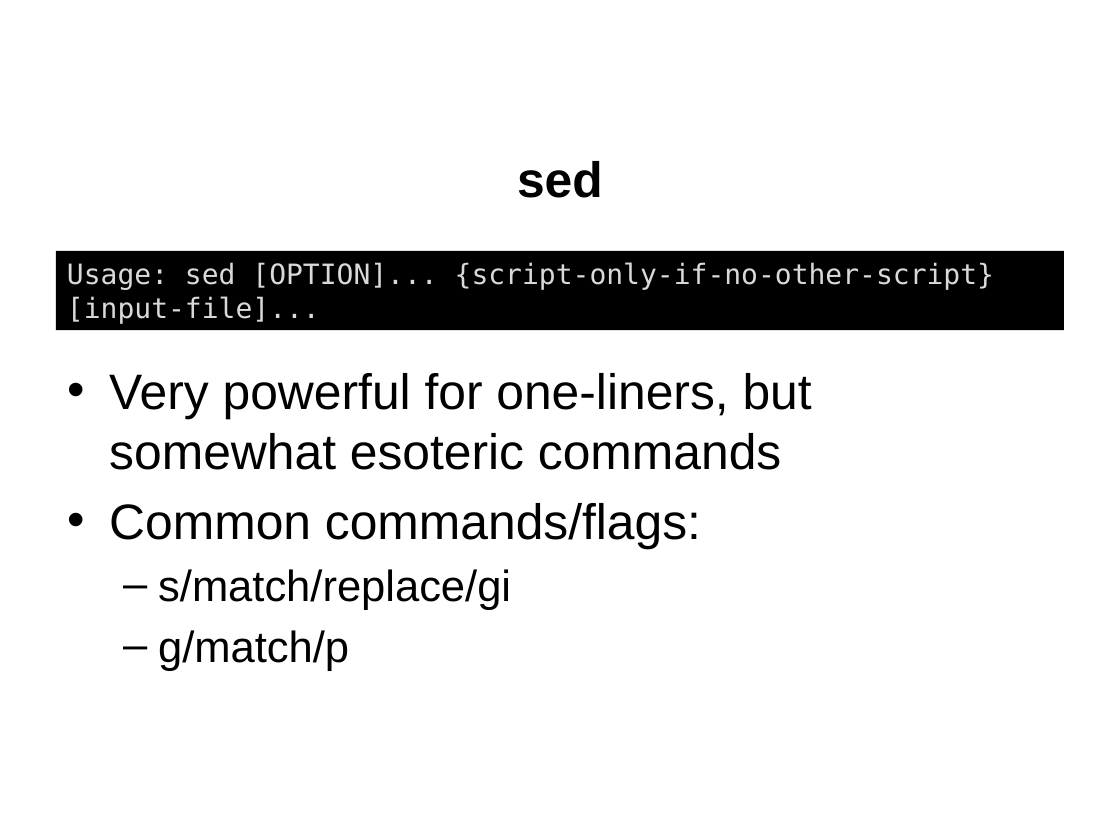
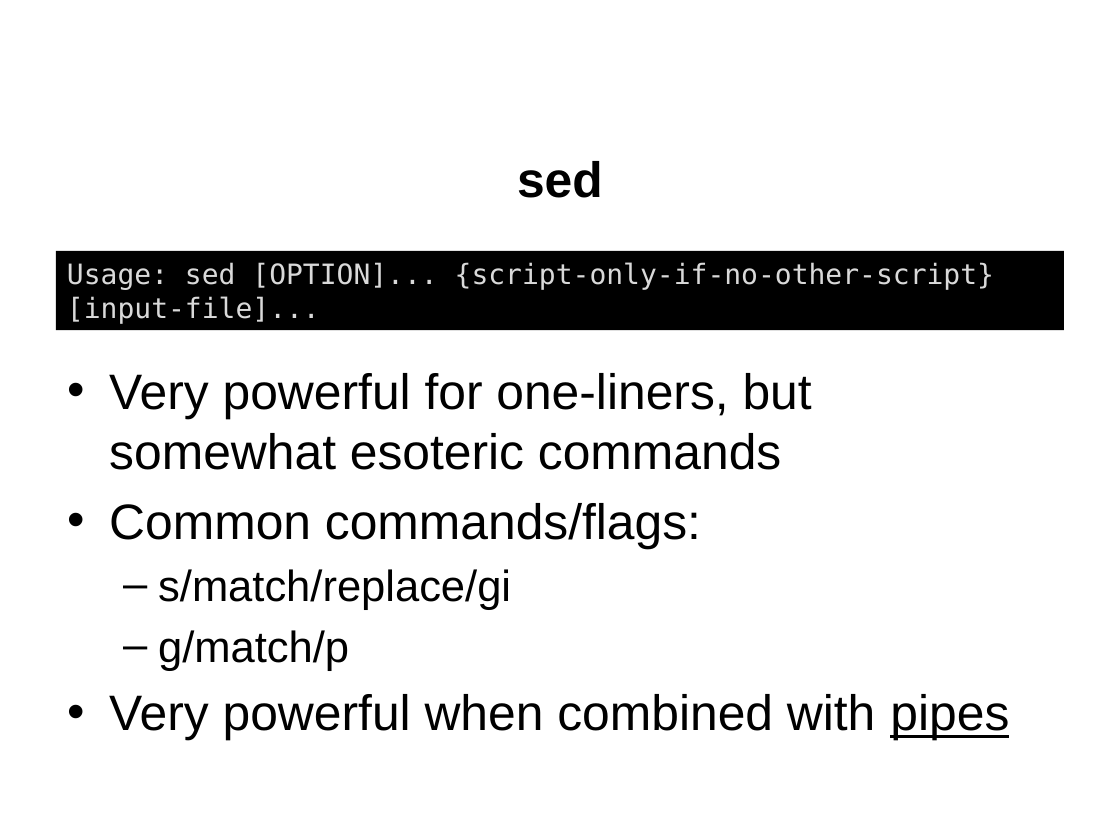
Before and after one commit to jgerity/talks, a slide deck: slide 14 of 2017/computing_workgroup/regex/regular_expressions.pptx. Drawn at 1120x840 pixels with LibreOffice and Linux fonts; fonts in the diff are those of the drawing; background and template pictures are left out. Boxes give left, top, right and bottom in pixels: in the first picture for what was removed or moved away, otherwise in the second. Text is boxed around its words. In the diff, an @@ line names an element or a change of style, - is before the commit and + after.

```diff
--- a/2017/computing_workgroup/regex/regular_expressions.pptx
+++ b/2017/computing_workgroup/regex/regular_expressions.pptx
@@ text at (109, 694, 1009, 741): paragraph added @@
+• Very powerful when combined with pipes
```
Also in this commit, not shown: 14 other slides changed, 1 slide added, 1 slide removed.
